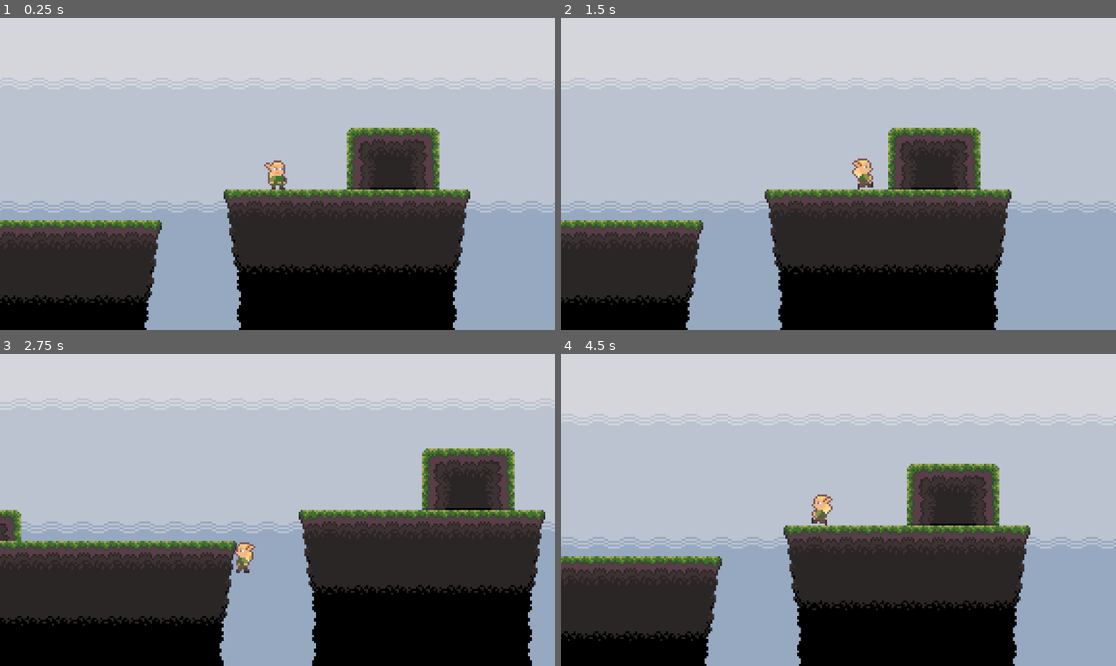
Above: before the commit, frames 1-4 (two rows, left to right).
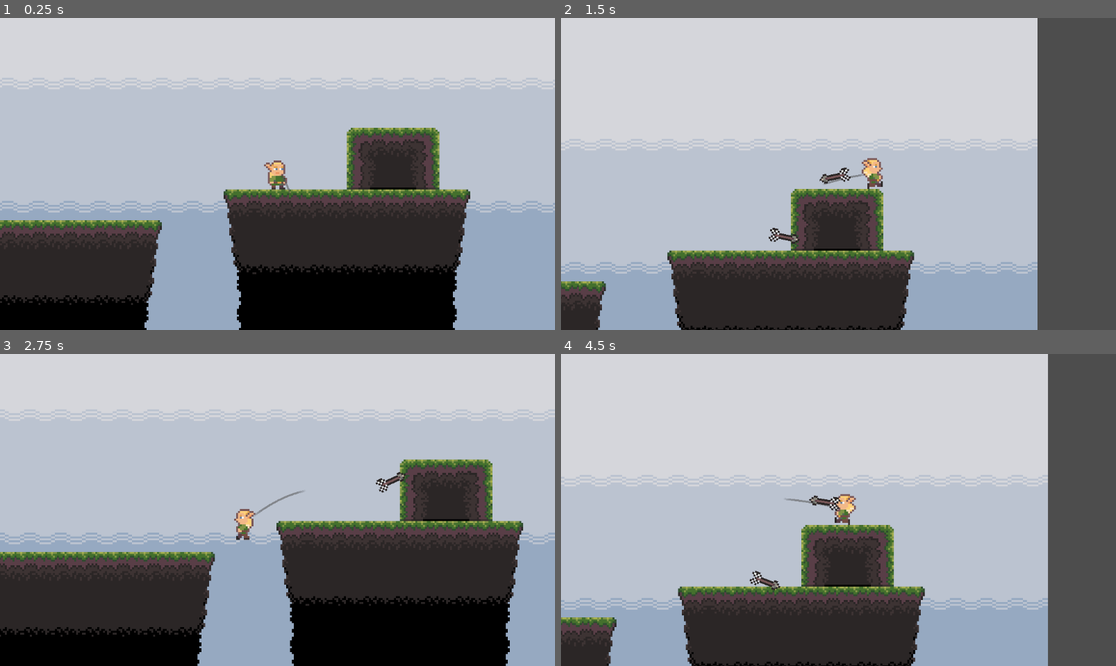
Above: after the commit, the same moments.

Repository: tfranke0814/anthropia
Game: Godot game, scene res://scenes/test_lvl.tscn
The game is run twice, just before and just after one commit, with the same random seed, the same clock (stepped at 60 frames per second) and the same inputs.
Inputs (mouse positions are in pixels of both pictures, inside the frame that each line leads up to):
- Up to frame 1 (0.25 s): no input
- Up to frame 2 (1.5 s): tap Enter at 0.5 s; move the mouse to (960, 158) at 0.52 s; hold D (move_right) from 0.53 s (still down); click (960, 158) at 0.6 s; tap W (jump) at 0.77 s; move the mouse to (727, 189) at 1.27 s; click (727, 189) at 1.35 s
- Up to frame 3 (2.75 s): tap W (jump) at 1.52 s; move the mouse to (333, 441) at 2.02 s; release D (move_right) at 2.03 s; hold A (move_left) from 2.03 s (still down); click (333, 441) at 2.1 s
- Up to frame 4 (4.5 s): move the mouse to (810, 572) at 2.77 s; release A (move_left) at 2.78 s; hold D (move_right) 2.78-4.28 s; click (810, 572) at 2.85 s; tap W (jump) at 3.02, 3.77 s; move the mouse to (1005, 556) at 3.52 s; click (1005, 556) at 3.6 s; move the mouse to (672, 463) at 4.27 s; hold A (move_left) from 4.28 s (still down); click (672, 463) at 4.35 s

The runs differ from the first frame. In frame 1, less than 0.1% of the frame differs, in the area x 50-53%, y 50-57%; in frame 2, 65%, in the area x 0-100%, y 0-100%; in frame 3, 22%; in frame 4, 65%.

Commit message:
feat: arrow functionality with trajectory lines

Diff:
--- a/journey-to-anthropia/project.godot
+++ b/journey-to-anthropia/project.godot
@@ -8,11 +8,15 @@
 
 config_version=5
 
+[animation]
+
+compatibility/default_parent_skeleton_in_mesh_instance_3d=true
+
 [application]
 
 config/name="Journey to Anthropia"
 run/main_scene="uid://oj5u684rnjau"
-config/features=PackedStringArray("4.5", "Forward Plus")
+config/features=PackedStringArray("4.6", "Forward Plus")
 config/icon="res://icon.svg"
 
 [dotnet]
@@ -37,6 +41,11 @@
 , Object(InputEventKey,"resource_local_to_scene":false,"resource_name":"","device":-1,"window_id":0,"alt_pressed":false …(182 unchanged characters)…
 ]
 }
+shoot={
+"deadzone": 0.2,
+"events": [Object(InputEventMouseButton,"resource_local_to_scene":false,"resource_name":"","device":-1,"window_id":0,"alt_pressed":false,"shift_pressed":false,"ctrl_pressed":false,"meta_pressed":false,"button_mask":1,"position":Vector2(87, 11),"global_position":Vector2(96, 59),"factor":1.0,"button_index":1,"canceled":false,"pressed":true,"double_click":false,"script":null)
+]
+}
 
 [rendering]
 
--- /dev/null
+++ b/journey-to-anthropia/scenes/arrow.tscn
@@ -0,0 +1,22 @@
+[gd_scene format=3 uid="uid://pachyna0a8ay"]
+
+[ext_resource type="Script" uid="uid://dju5rfd82prev" path="res://scripts/arrow.gd" id="1_23jat"]
+[ext_resource type="Texture2D" uid="uid://cabvuxnl16fb4" path="res://assets/items/arrow-traditional.png" id="2_q8ifc"]
+
+[sub_resource type="RectangleShape2D" id="RectangleShape2D_7ckq1"]
+size = Vector2(11, 1)
+
+[node name="Arrow" type="Area2D" unique_id=1978690572]
+collision_layer = 4
+gravity_space_override = 2
+gravity = 400.0
+script = ExtResource("1_23jat")
+
+[node name="Sprite2D" type="Sprite2D" parent="." unique_id=1047253514]
+texture = ExtResource("2_q8ifc")
+
+[node name="CollisionShape2D" type="CollisionShape2D" parent="." unique_id=1444831739]
+position = Vector2(0.5, -0.5)
+shape = SubResource("RectangleShape2D_7ckq1")
+
+[connection signal="body_entered" from="." to="." method="_on_body_entered"]
--- a/journey-to-anthropia/scenes/player.tscn
+++ b/journey-to-anthropia/scenes/player.tscn
@@ -1,7 +1,8 @@
-[gd_scene load_steps=32 format=3 uid="uid://cxweehey4pnce"]
+[gd_scene format=3 uid="uid://cxweehey4pnce"]
 
 [ext_resource type="Texture2D" uid="uid://docvc51ncdhtb" path="res://assets/characters/elf-main.png" id="1_3vyb7"]
 [ext_resource type="Script" uid="uid://cbyidicxmajm0" path="res://scripts/player.gd" id="1_g2els"]
+[ext_resource type="PackedScene" uid="uid://pachyna0a8ay" path="res://scenes/arrow.tscn" id="2_qhqgy"]
 
 [sub_resource type="RectangleShape2D" id="RectangleShape2D_g2els"]
 size = Vector2(6, 15)
@@ -218,17 +219,29 @@
 "speed": 12.0
 }]
 
-[node name="Player" type="CharacterBody2D"]
+[sub_resource type="Gradient" id="Gradient_qhqgy"]
+offsets = PackedFloat32Array(0, 0.2, 0.8, 1)
+colors = PackedColorArray(0, 0, 0, 0, 0.3515629, 0.3515629, 0.35156286, 0.5882353, 0.36862746, 0.36862746, 0.36862746, 0.5882353, 0, 0, 0, 0)
+metadata/_snap_enabled = true
+
+[node name="Player" type="CharacterBody2D" unique_id=82025933]
 collision_layer = 2
 script = ExtResource("1_g2els")
-
-[node name="CollisionShape2D" type="CollisionShape2D" parent="."]
+arrow_scene = ExtResource("2_qhqgy")
+
+[node name="CollisionShape2D" type="CollisionShape2D" parent="." unique_id=412648644]
 position = Vector2(0, 0.5)
 shape = SubResource("RectangleShape2D_g2els")
 
-[node name="AnimatedSprite2D" type="AnimatedSprite2D" parent="."]
+[node name="AnimatedSprite2D" type="AnimatedSprite2D" parent="." unique_id=791675220]
 sprite_frames = SubResource("SpriteFrames_wqfne")
 animation = &"idle-blink"
 autoplay = "idle-no-blink"
 
+[node name="Line2D" type="Line2D" parent="." unique_id=68938389]
+visible = false
+width = 1.0
+default_color = Color(0.33660752, 0.33660764, 0.33660775, 0.39215687)
+gradient = SubResource("Gradient_qhqgy")
+
 [connection signal="animation_finished" from="AnimatedSprite2D" to="." method="_on_animation_finished"]
--- a/journey-to-anthropia/scenes/test_lvl.tscn
+++ b/journey-to-anthropia/scenes/test_lvl.tscn
@@ -58,35 +58,35 @@
 
 [sub_resource type="RectangleShape2D" id="RectangleShape2D_ar2xt"]
 
-[node name="TestLvl" type="Node2D"]
+[node name="TestLvl" type="Node2D" unique_id=1140768781]
 
-[node name="Tilemap" type="Node2D" parent="."]
+[node name="Tilemap" type="Node2D" parent="." unique_id=776125725]
 
-[node name="Background" type="TileMapLayer" parent="Tilemap"]
+[node name="Background" type="TileMapLayer" parent="Tilemap" unique_id=1472535230]
 tile_map_data = PackedByteArray("AAABAAAAAAAAAAIAAAACAAAAAAAAAAIAAAADAAAAAAAAAAIAAAAEAAAAAAAAAAIAAAAFAAAAAAAAAAIAAAAGAA …(6192 unchanged characters)…
 tile_set = SubResource("TileSet_ar2xt")
 
-[node name="Mid" type="TileMapLayer" parent="Tilemap"]
+[node name="Mid" type="TileMapLayer" parent="Tilemap" unique_id=2051801423]
 tile_map_data = PackedByteArray("AAAAAP//AAADAAAAAAADAP//AAADAAAAAAACAP//AAADAAAAAAABAP//AAADAAAAAAD/////AAAHAAAAABAGAP …(1904 unchanged characters)…
 tile_set = SubResource("TileSet_ar2xt")
 
-[node name="Player" parent="." instance=ExtResource("2_n1f72")]
+[node name="Player" parent="." unique_id=2119672241 instance=ExtResource("2_n1f72")]
 position = Vector2(12, -24)
 
-[node name="Camera2D" type="Camera2D" parent="Player"]
+[node name="Camera2D" type="Camera2D" parent="Player" unique_id=1523557723]
 zoom = Vector2(4, 4)
 limit_bottom = 72
 limit_smoothed = true
 position_smoothing_enabled = true
 
-[node name="Killzone" parent="." instance=ExtResource("3_ar2xt")]
+[node name="Killzone" parent="." unique_id=1607131285 instance=ExtResource("3_ar2xt")]
 position = Vector2(-35, 96)
 
-[node name="Bottom" type="CollisionShape2D" parent="Killzone"]
+[node name="Bottom" type="CollisionShape2D" parent="Killzone" unique_id=2106158395]
 shape = SubResource("WorldBoundaryShape2D_n1f72")
 
-[node name="Killzone2" parent="." instance=ExtResource("3_ar2xt")]
+[node name="Killzone2" parent="." unique_id=1841156491 instance=ExtResource("3_ar2xt")]
 
-[node name="CollisionShape2D" type="CollisionShape2D" parent="Killzone2"]
-position = Vector2(41, -31)
+[node name="CollisionShape2D" type="CollisionShape2D" parent="Killzone2" unique_id=1284929439]
+position = Vector2(90, -59)
 shape = SubResource("RectangleShape2D_ar2xt")
--- /dev/null
+++ b/journey-to-anthropia/scripts/arrow.gd
@@ -0,0 +1,30 @@
+extends Area2D
+
+enum State { FLY, STOP }
+var current_state = State.STOP
+
+var velocity: Vector2 = Vector2.ZERO
+
+@onready var sprite: Sprite2D = $Sprite2D
+
+func _physics_process(delta: float) -> void:
+	match current_state:
+		State.FLY:
+			velocity.y += gravity * delta
+			global_position += velocity * delta
+			global_rotation = velocity.angle()
+
+			if velocity.x < 0:
+				sprite.flip_v = true
+			else:
+				sprite.flip_v = false
+		State.STOP:
+			pass
+
+func launch(init_velocity: Vector2) -> void:
+	velocity = init_velocity
+	current_state = State.FLY
+
+# Collision with solid terrain
+func _on_body_entered(_body: Node2D) -> void:
+	current_state = State.STOP
--- a/journey-to-anthropia/scripts/player.gd
+++ b/journey-to-anthropia/scripts/player.gd
@@ -4,7 +4,17 @@
 const JUMP_VELOCITY = -275.0
 var direction: float = 0.0
 
+@export var arrow_scene: PackedScene
+@export var has_bow: bool = true:
+	set(value):
+		has_bow = value
+# arrow params
+var max_speed: float = 300.0
+var min_speed_pct: float = 0.1
+var max_pull_distance: float = 100.0
+
 @onready var animated_sprite: AnimatedSprite2D = $AnimatedSprite2D
+@onready var trajectory_line: Line2D = $Line2D
 
 func _physics_process(delta: float) -> void:
 	direction = Input.get_axis("move_left", "move_right")
@@ -30,8 +40,17 @@
 	else:
 		velocity.x = move_toward(velocity.x, 0, SPEED)
 
+	# Bow and arrow functionality
+	if has_bow:
+		trajectory_line.visible = true
+		update_trajectory(delta)
+
+		if Input.is_action_just_pressed("shoot"):
+			shoot_arrow()
+	else:
+		trajectory_line.visible = false
+
 	move_and_slide()
-
 
 func _on_animation_finished() -> void:
 	if is_on_floor() and not direction:
@@ -39,3 +58,42 @@
 			animated_sprite.play("idle-blink")
 		else:
 			animated_sprite.play("idle-no-blink")
+
+func calculate_arrow_velocity() -> Vector2:
+	var mouse_pos = get_global_mouse_position()
+	var distance = global_position.distance_to(mouse_pos)
+	var aim_angle = global_position.angle_to_point(mouse_pos)
+	var force_pct = clamp(distance / max_pull_distance, min_speed_pct, 1.0)
+
+	return Vector2.RIGHT.rotated(aim_angle) * force_pct * max_speed
+
+func shoot_arrow() -> void:
+	if not arrow_scene:
+		print("Warning: No arrow scene assigned to the player!")
+		return
+
+	var mouse_pos = get_global_mouse_position()
+	var arrow_instance = arrow_scene.instantiate()
+
+	arrow_instance.global_position = global_position
+	arrow_instance.rotation = global_position.angle_to_point(mouse_pos)
+	get_tree().current_scene.add_child(arrow_instance)
+	arrow_instance.launch(calculate_arrow_velocity())
+
+
+func update_trajectory(delta: float) -> void:
+	trajectory_line.clear_points()
+
+	var temp_arrow = arrow_scene.instantiate()
+	var arrow_gravity = temp_arrow.gravity
+	temp_arrow.queue_free()
+
+	var sim_velocity = calculate_arrow_velocity()
+	var sim_pos = Vector2.ZERO
+	var max_steps = 15
+
+	for i in range(max_steps):
+		if i > 1:
+			trajectory_line.add_point(sim_pos)
+		sim_velocity.y += arrow_gravity * delta
+		sim_pos += sim_velocity * delta
Binary file added: journey-to-anthropia/assets/items/arrow-traditional.aseprite
Binary file added: journey-to-anthropia/assets/items/arrow-traditional.png
Not shown, added: journey-to-anthropia/assets/items/arrow-traditional.png.import
Not shown: 1 places in journey-to-anthropia/scenes/test_lvl.tscn that only renumber resources
Not shown, added: journey-to-anthropia/scripts/arrow.gd.uid
